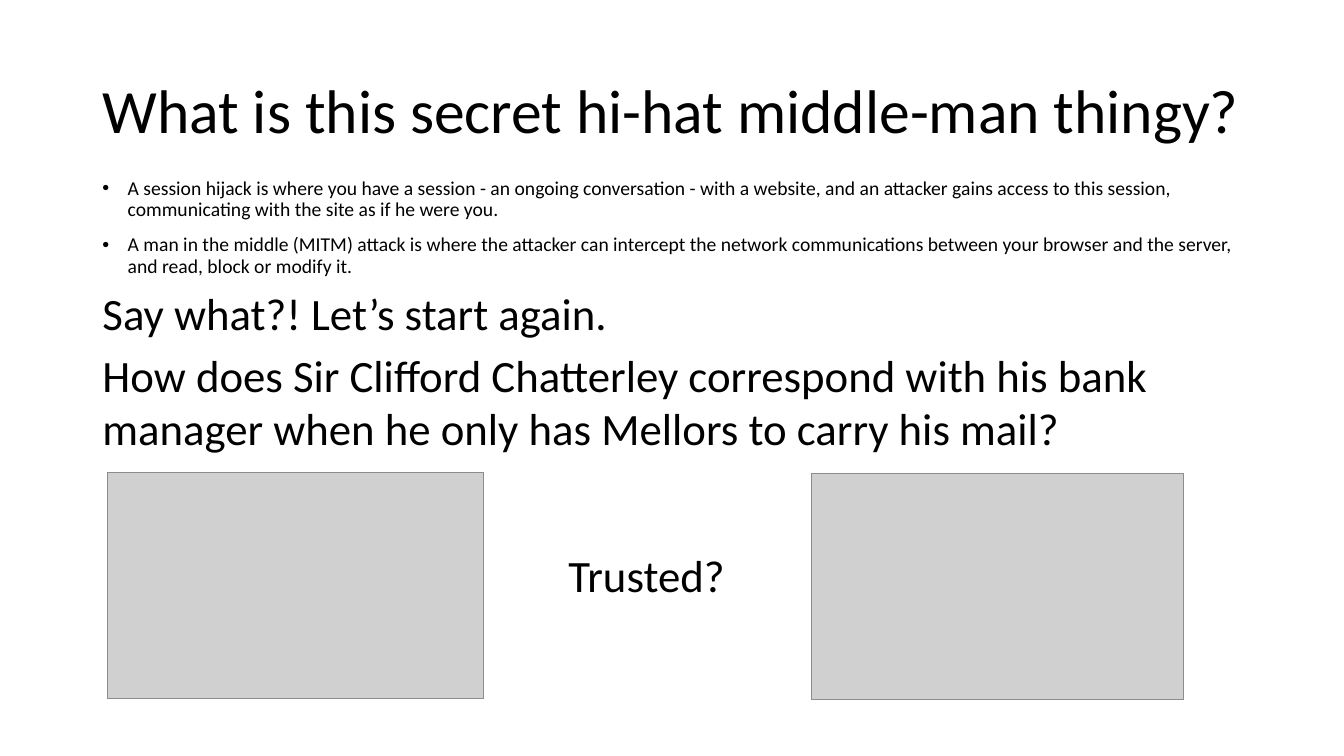
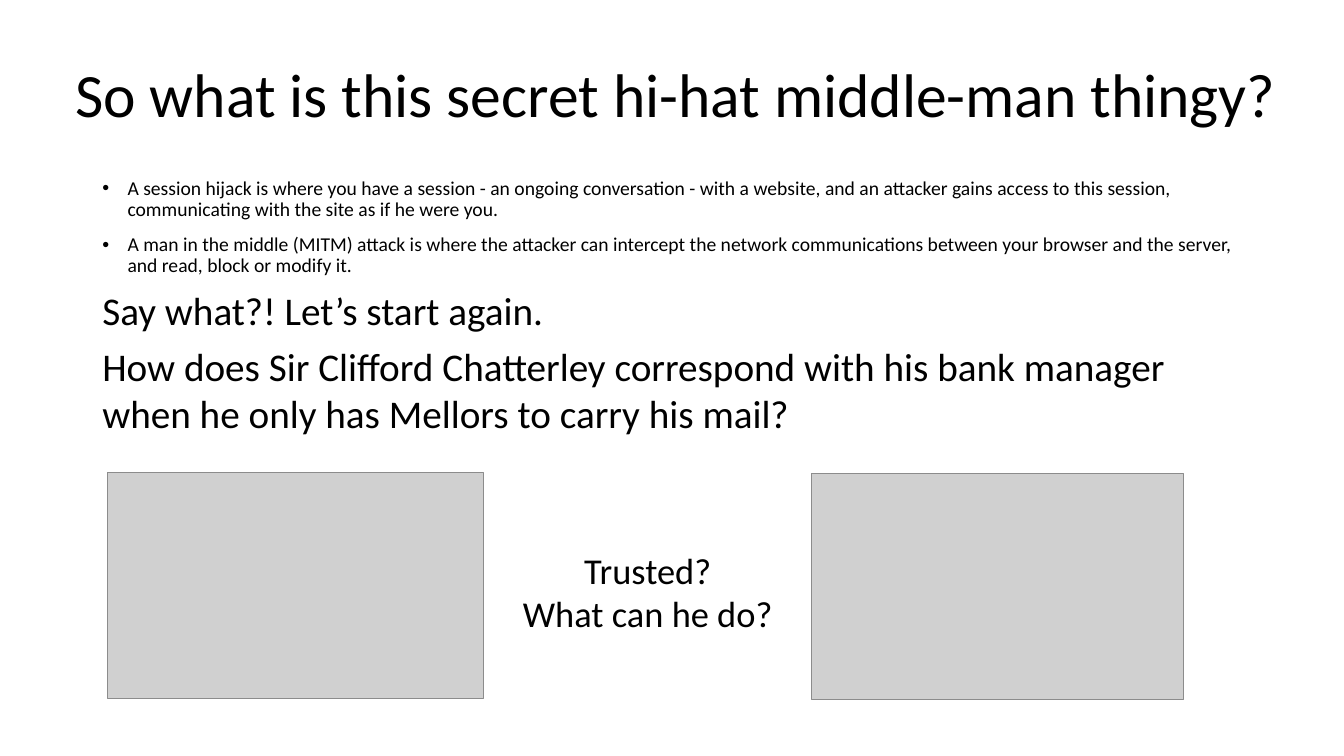
Before and after one commit to robinsillem/SecurityTraining, a slide deck: slide 4 of Attacks/Session hijacking via MITM.pptx. Drawn at 1344x756 pixels with LibreOffice and Linux fonts; fonts in the diff are those of the drawing; grey boxes stand for pictures. Boxes give left, top, right and bottom in pixels: in the first picture for what was removed or moved away, otherwise in the second. Text is boxed around its words. In the diff, an @@ line names an element or a change of style, - is before the commit and + after.

```diff
--- a/Attacks/Session hijacking via MITM.pptx
+++ b/Attacks/Session hijacking via MITM.pptx
@@ text at [75,74,1276,128]: text changed @@
-What is this secret hi-hat middle-man thingy?
+So what is this secret hi-hat middle-man thingy?
@@ text "A session hijack is where ..." at [102,181,1231,435]: size 32 to 28 pt in "Say what?! Let’s start again.", "How does Sir Clifford Chatterley correspond with ..." @@
@@ text added at [523,558,772,628], 26 pt, text #000000 @@
+Trusted?
+What can he do?
@@ text removed at [568,561,724,593] @@
-Trusted?
```
Also in this commit, not shown: 7 other slides changed, 3 slides added, 5 slides removed, 10 other files.
